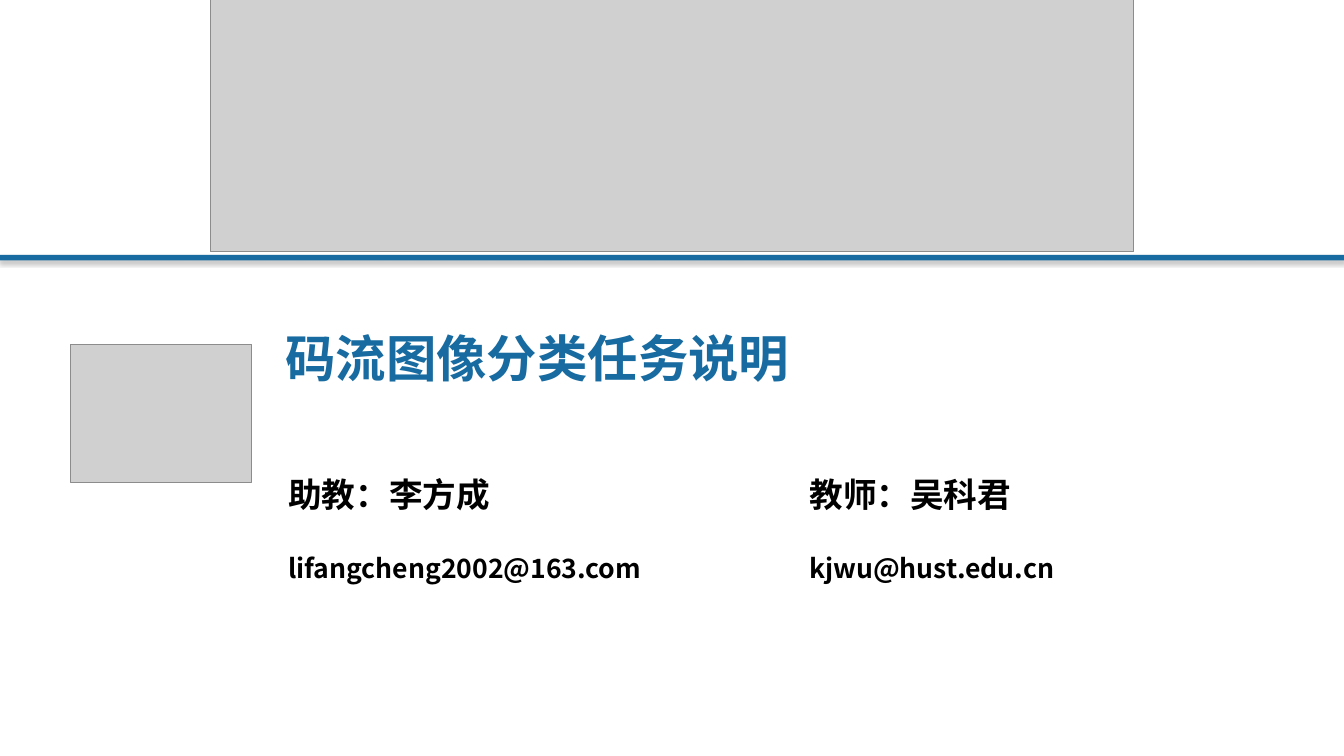
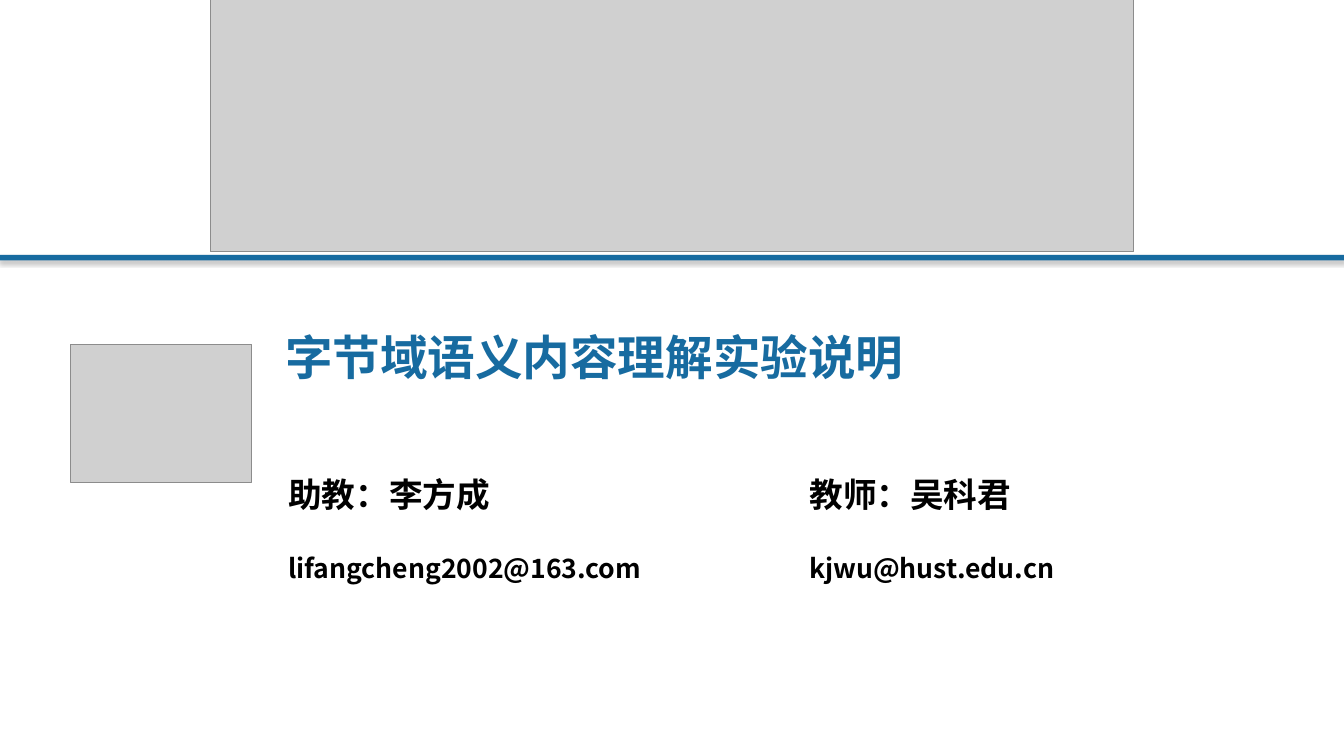
Before and after one commit to Franklin-L/byteformer-mnist-course, a slide deck: slide 1 of docs/ByteFormer_MNIST_零基础实验课.pptx. Drawn at 1344x756 pixels with LibreOffice and Linux fonts; fonts in the diff are those of the drawing; grey boxes stand for pictures. Boxes give left, top, right and bottom in pixels: in the first picture for what was removed or moved away, otherwise in the second. Text is boxed around its words. In the diff, an @@ line names an element or a change of style, - is before the commit and + after.

```diff
--- a/docs/ByteFormer_MNIST_零基础实验课.pptx
+++ b/docs/ByteFormer_MNIST_零基础实验课.pptx
@@ text at (285, 334, 903, 380): text changed; size 36 to 34 pt @@
-码流图像分类任务说明
+字节域语义内容理解实验说明
```
Also in this commit, not shown: 6 other slides changed, 9 slides added, 9 slides removed, 9 other files.
